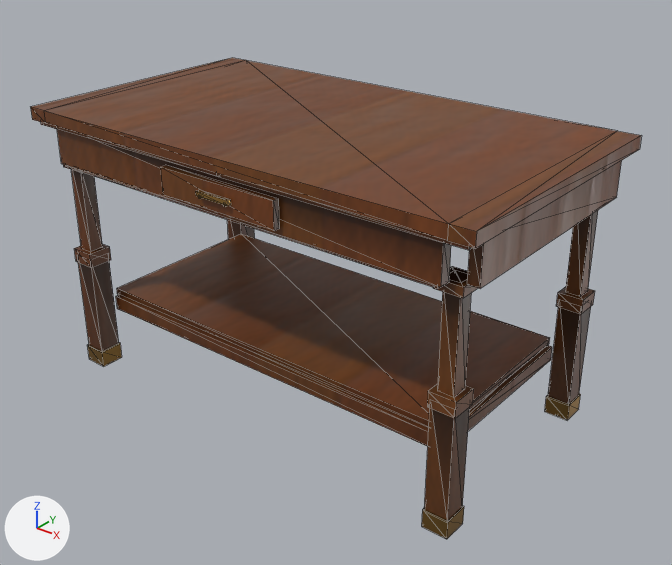
What one commit did to the glTF model assets/coronado_kit/props/indoor/shared/prop_display_table_clean_near.glb.
Camera for both pictures: a camera (50 mm lens) standing at (1.46, -1.765, 1.436) and looking at (0.067, -0.023, 0.356). The lights are fixed; the arrows at lower left show +X, +Y and +Z. The older version comes first. Mesh edges are drawn as thin lines. Vertices at exactly the same position are counted once.

The first picture shows 'prop_display_table_near'.
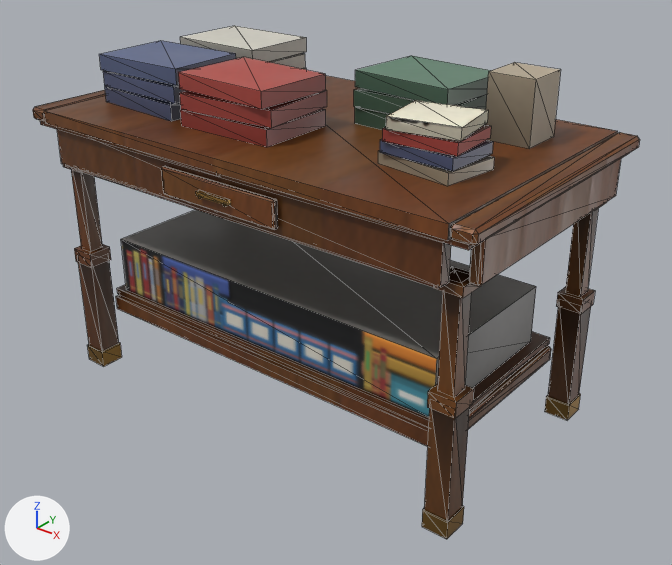
Changed parts and their boxes (x1, y1, x2, y2) in the pictures (672 x 565 px):
```json
{"object": "prop_display_table_near", "change": "reshaped", "before": [31, 58, 641, 539], "after": [33, 26, 640, 539], "on screen": "7% taller"}
{"part": 1, "of": "me_prop_display_table_near", "change": "added", "after": [180, 26, 306, 62]}
{"part": 2, "of": "me_prop_display_table_near", "change": "added", "after": [485, 62, 560, 149], "on screen": "brown"}
{"part": 3, "of": "me_prop_display_table_near", "change": "rebuilt", "before": [468, 345, 552, 431], "after": [468, 346, 551, 429]}
{"part": 4, "of": "me_prop_display_table_near", "change": "rebuilt", "before": [160, 165, 279, 231], "after": [162, 166, 278, 230]}
{"part": 5, "of": "me_prop_display_table_near", "change": "rebuilt", "before": [467, 160, 622, 288], "after": [469, 158, 621, 286]}
{"part": 6, "of": "me_prop_display_table_near", "change": "built on", "before": [31, 58, 641, 249], "after": [33, 41, 640, 418]}
{"part": 7, "of": "me_prop_display_table_near", "change": "recoloured", "before": [40, 60, 617, 433], "after": [40, 75, 629, 433]}
```

Scene script edits in JSON lines:
```json
{"block": "me_prop_display_table_near", "where": "# used by ob_prop_display_table_near; location = (0.0, 0.0, 0.0)"}
{"op": "remove", "block": "me_prop_display_table_near", "code": "me_prop_display_table_near.from_pydata(...)  # 372 vertices, 548 faces; spans x -0.68..0.68, y -0.391..0.38, z 0.0..0.78"}
{"op": "add", "block": "me_prop_display_table_near", "code": "me_prop_display_table_near.from_pydata(...)  # 644 vertices, 1000 faces; spans x -0.68..0.68, y -0.391..0.38, z 0.0..0.94"}
{"block": "me_prop_display_table_near", "change": "me_prop_display_table_near part 1: a new loose piece, a box spanning x -0.556..-0.276, y 0.05..0.27, z 0.87..0.911, in mat_props_i_atlas"}
{"block": "me_prop_display_table_near", "change": "me_prop_display_table_near part 2: a new loose piece, a box spanning x 0.4..0.52, y 0.12..0.24, z 0.78..0.94, in mat_props_i_atlas"}
{"block": "me_prop_display_table_near", "change": "me_prop_display_table_near part 3: the loose piece of 8 vertices spanning x 0.546..0.574, y -0.25..0.25, z 0.18..0.22 is rebuilt with 24 vertices and now spans x 0.546..0.574, y -0.25..0.25, z 0.18..0.22"}
{"block": "me_prop_display_table_near", "change": "me_prop_display_table_near part 4: the loose piece of 8 vertices spanning x -0.18..0.18, y -0.38..-0.364, z 0.651..0.721 is rebuilt with 24 vertices and now spans x -0.18..0.18, y -0.38..-0.364, z 0.651..0.721"}
{"block": "me_prop_display_table_near", "change": "me_prop_display_table_near part 5: the loose piece of 8 vertices spanning x 0.633..0.663, y -0.32..0.32, z 0.636..0.746 is rebuilt with 24 vertices and now spans x 0.633..0.663, y -0.32..0.32, z 0.636..0.746"}
{"block": "me_prop_display_table_near", "change": "me_prop_display_table_near part 6"}
{"block": "me_prop_display_table_near", "change": "8 vertices are removed from x -0.68..0.68, y -0.38..0.38, z 0.746..0.78"}
{"block": "me_prop_display_table_near", "change": "20 faces are deleted"}
{"block": "me_prop_display_table_near", "change": "92 vertices are added at x -0.68..0.68, y -0.38..0.38, z 0.238..0.87"}
{"block": "me_prop_display_table_near", "change": "44 new vertices lie (0.0, 0.0, 0.041) away from vertices in x -0.567..0.371, y -0.259..0.277, z 0.78..0.87"}
{"block": "me_prop_display_table_near", "change": "16 new vertices lie (0.044, 0.0, 0.0) away from vertices in x -0.672..0.628, y -0.38..0.38, z 0.746..0.78"}
{"block": "me_prop_display_table_near", "change": "8 new vertices lie (0.0, 0.744, 0.0) away from vertices in x -0.68..0.68, y -0.372, z 0.754..0.772"}
{"block": "me_prop_display_table_near", "change": "16 new vertices lie (0.0, 0.0, 0.028) away from vertices in x 0.311..0.529, y -0.209..-0.031, z 0.78..0.87"}
{"block": "me_prop_display_table_near", "change": "276 new faces join them"}
{"block": "me_prop_display_table_near", "change": "me_prop_display_table_near part 7: 340 kept faces spanning x -0.66..0.66, y -0.391..0.38, z 0.006..0.78 get new vertex colours"}
{"block": "me_prop_display_table_near", "change": "other edits to the shape of me_prop_display_table_near do not show in these pictures"}
```
